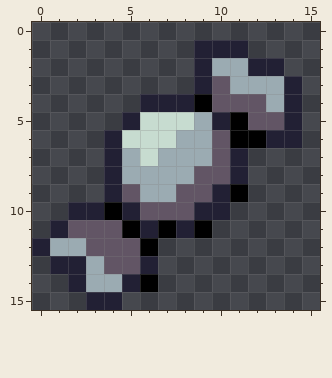
Edited in one commit: pixel-art sprite (Candy Please/Assets/2D/Caramelos/hueso.png). Above, as it was before the edit.
The file is 16x16 pixels.
Once edited:
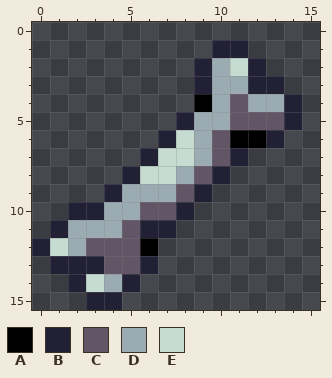
Palette (. is transparent): A #000000  B #222034  C #625565  D #9babb2  E #c7dcd0
Edits made:
Colour B replaces colour A in row 11 at x 7.
Colour B replaces colour C in row 8 at x 10; in row 9 at x 9; in row 10 at x 8.
Colour B replaces colour D in row 3 at x 12 to 13; in row 8 at x 5; in row 13 at x 3.
Colour B replaces colour E in row 5 at x 8; in row 6 at x 7; in row 7 at x 6.
Colour C replaces colour A in row 5 at x 11; in row 11 at x 5.
Colour D replaces colour A in row 10 at x 4.
Colour D replaces colour B in row 5 at x 10; in row 10 at x 5.
Colour D replaces colour C in row 3 at x 10; in row 4 at x 10 and 12; in row 9 at x 5; in row 11 at x 2 to 4.
Colour E replaces colour D in row 2 at x 11; in row 6 at x 8; in row 7 at x 7 to 8; in row 8 at x 6 to 7; in row 12 at x 1; in row 14 at x 3.
Colour A is gone in row 9 at x 11; in row 11 at x 9; in row 14 at x 6.
Colour B is gone in row 1 at x 9; in row 2 at x 13; in row 3 at x 14; in row 4 at x 6 to 8; in row 5 at x 5; in row 6 at x 4 and 14.
Colour B is gone in row 7 at x 4; in row 8 at x 4 and 11; in row 9 at x 10; in row 10 at x 9 to 10; in row 11 at x 8.
Colour D is gone in row 7 at x 5.
Colour E is gone in row 5 at x 6 to 7; in row 6 at x 5 to 6.
